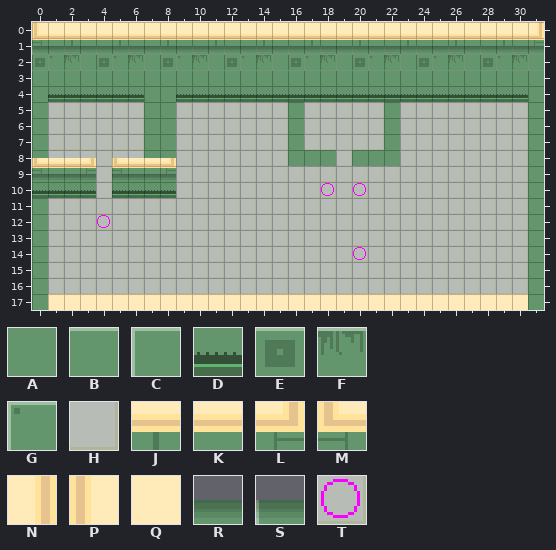
Two versions of a level (Tiled map, SuperpositionGame/src/main/resources/superposition/level2.tmx). The picture above was drawn from the file before the commit.
Cells are 16x16 px. Shown: x 0..31, y 0..17. Layer "Roofs" is drawn 0,-8 px off the grid.
Key: from "spritesheet": A 0, B 1, C 2, D 3, E 4, F 5, G 6, H 7, J 8, K 9, L 10, M 10 flipped left-right, N 11, P 11 flipped left-right, Q 12, R 13, S 14, T 15.
_ is an empty cell, # one hidden under a higher layer.
Layer "Floor" before, first column x 0:
 0 _________________________
 1 _________________________
 2 _________________________
 3 _________________________
 4 _________________________
 5 _HHHHHH##HHHHHHH#HHHHH#HH
 6 _HHHHHH##HHHHHHH#HHHHH#HH
 7 _HHHHHH##HHHHHHH#HHHHH#HH
 8 _HHHHHH##HHHHHHH###H###HH
 9 _HHHHHHHHHHHHHHHHHHHHHHHH
10 _###H####HHHHHHHHHTHTHHHH
11 _HHHHHHHHHHHHHHHHHHHHHHHH
12 _HHHTHHHHHHHHHHHHHHHHHHHH
13 _HHHHHHHHHHHHHHHHHHHHHHHH
14 _HHHHHHHHHHHHHHHHHHHTHHHH
15 _HHHHHHHHHHHHHHHHHHHHHHHH
16 _HHHHHHHHHHHHHHHHHHHHHHHH
17 _________________________
Layer "Walls" before, first column x 0:
 0 ________________________________
 1 SRSRSRSRSRSRSRSRSRSRSRSRSRSRSRSR
 2 EGFCEGFCEGFCEGFCEGFCEGFCEGFCEGFC
 3 BBBBBBBBBBBBBBBBBBBBBBBBBBBBBBBB
 4 ADDDDDDAADDDDDDDDDDDDDDDDDDDDDDA
 5 A______AA_______A_____A________A
 6 A______AA_______A_____A________A
 7 A______AA_______A_____A________A
 8 A______AA_______AAA_AAA________A
 9 RRRR_RRRR______________________A
10 DDDD_DDDD______________________A
11 A______________________________A
12 A______________________________A
13 A______________________________A
14 A______________________________A
15 A______________________________A
16 A______________________________A
17 AQQQQQQQQQQQQQQQQQQQQQQQQQQQQQQA
Layer "Roofs" before, first column x 0:
 0 PQQQQQQQQQQQQQQQQQQQQQQQQQQQQQQN
 1 MKJKKJKKJKKJKKJKKJKKJKKJKKJKKJKL
 2 ________________________________
 3 ________________________________
 4 ________________________________
 5 ________________________________
 6 ________________________________
 7 ________________________________
 8 ________________________________
 9 MKKL_MKKL_______________________
10 ________________________________
11 ________________________________
12 ________________________________
13 ________________________________
After the commit:
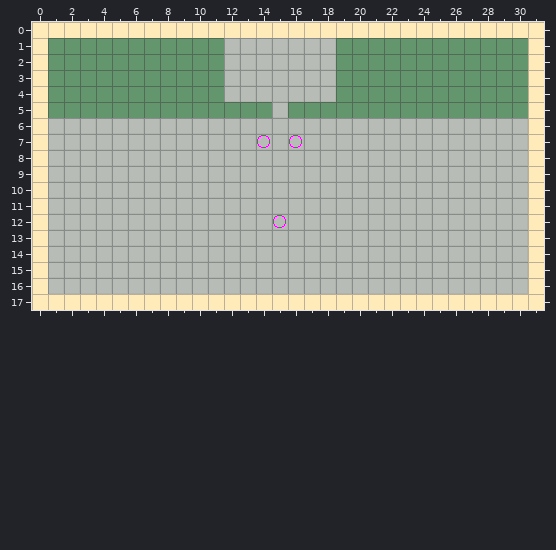
Change:
Layer "Floor":
y 1..4: x 12..18 _______ -> HHHHHHH
y 7: x 14 H -> T; x 16 # -> T
y 10: x 18 T -> H; x 20 T -> H
y 12: x 4 T -> H; x 15 H -> T
y 14: x 20 T -> H
Layer "Walls":
y 0: x 0..31 ________________________________ -> QQQQQQQQQQQQQQQQQQQQQQQQQQQQQQQQ
y 1: x 0..31 SRSRSRSRSRSRSRSRSRSRSRSRSRSRSRSR -> QAAAAAAAAAAA_______AAAAAAAAAAAAQ
y 2: x 0..31 EGFCEGFCEGFCEGFCEGFCEGFCEGFCEGFC -> QAAAAAAAAAAA_______AAAAAAAAAAAAQ
y 3: x 0..31 BBBBBBBBBBBBBBBBBBBBBBBBBBBBBBBB -> QAAAAAAAAAAA_______AAAAAAAAAAAAQ
y 4: x 0..6 ADDDDDD -> QAAAAAA; x 9..31 DDDDDDDDDDDDDDDDDDDDDDA -> AAA_______AAAAAAAAAAAAQ
y 5: x 0..6 A______ -> QAAAAAA; x 9..14 ______ -> AAAAAA; x 17..21 _____ -> AAAAA; x 23..31 ________A -> AAAAAAAAQ
y 6..7: x 0 A -> Q; x 7..8 AA -> __; x 16 A -> _; x 22 A -> _; x 31 A -> Q
y 8: x 0 A -> Q; x 7..8 AA -> __; x 16..18 AAA -> ___; x 20..22 AAA -> ___; x 31 A -> Q
y 9: x 0..3 RRRR -> Q___; x 5..8 RRRR -> ____; x 31 A -> Q
y 10: x 0..3 DDDD -> Q___; x 5..8 DDDD -> ____; x 31 A -> Q
y 11..17: x 0 A -> Q; x 31 A -> Q
Layer "Roofs" (removed):
y 0: x 0 P -> _; x 31 N -> _
y 1: x 0..31 MKJKKJKKJKKJKKJKKJKKJKKJKKJKKJKL -> ________________________________
y 9: x 0..3 MKKL -> ____; x 5..8 MKKL -> ____
